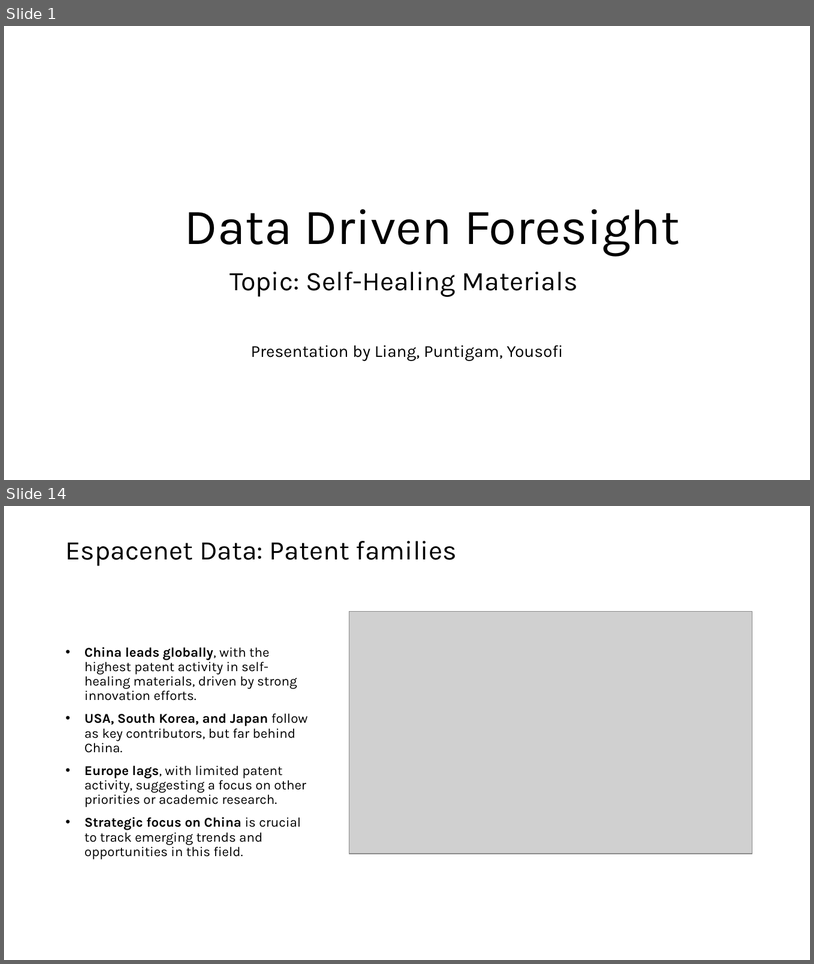
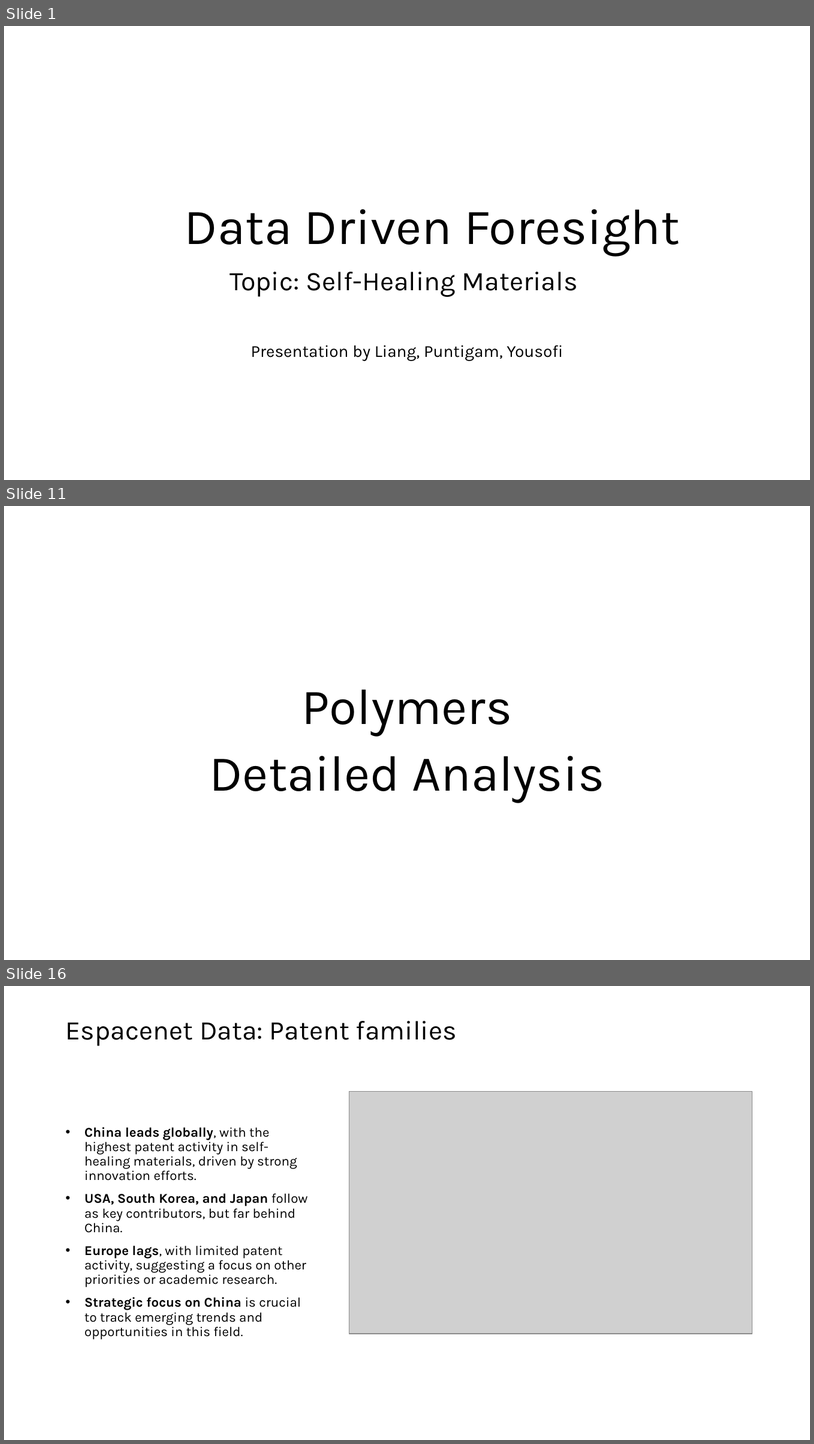
Before and after one commit to GMPuntigam/DataDrivenForesight, a slide deck: presentation/DataDrivenForesight.pptx. Shown one above the other, each under a label of ours: slides 1 and 14 before the commit, slides 1, 11 and 16 after it; the slides between them are not shown. The pictures are 814x964 and 814x1444 pixels, drawn with LibreOffice and Linux fonts; fonts in the diff are those of the drawing; grey boxes stand for pictures. Boxes give left, top, right and bottom in pixels: in the first picture for what was removed or moved away, otherwise in the second. Text is boxed around its words. In the diff, an @@ line names an element or a change of style, - is before the commit and + after.

```diff
--- a/presentation/DataDrivenForesight.pptx
+++ b/presentation/DataDrivenForesight.pptx
@@ slide 11 added at (4,506,810,960), background #FFFFFF @@
@@ title added at (302,689,512,736), 60 pt, text #000000 @@
+Polymers
@@ subtitle added at (210,756,605,802), 60 pt, text #000000 @@
+Detailed Analysis
@@ what was slide 14 is now slide 16 @@
```
Also in this commit, not shown: 10 slides changed, 2 other slides added, 1 slide removed, 45 other files.
